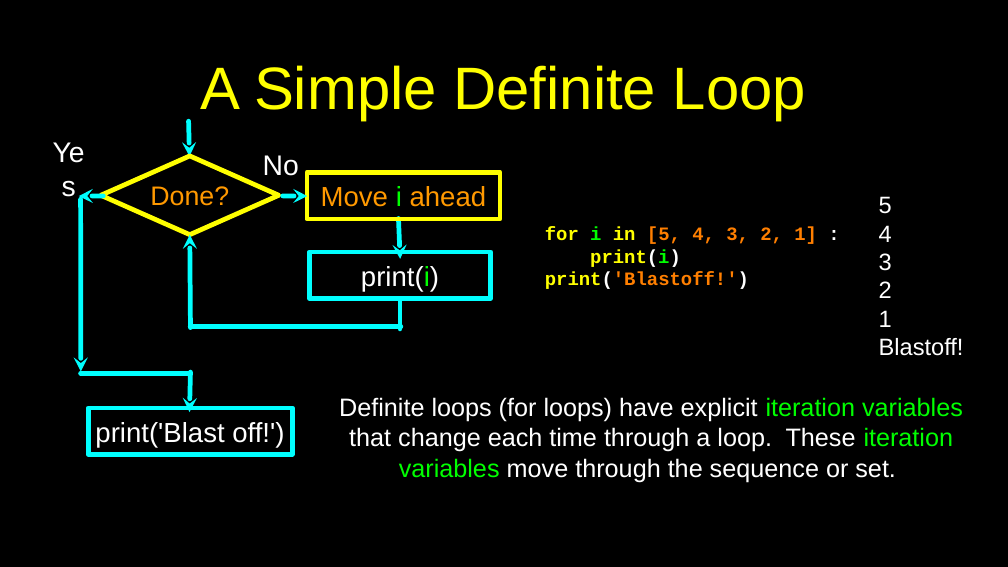
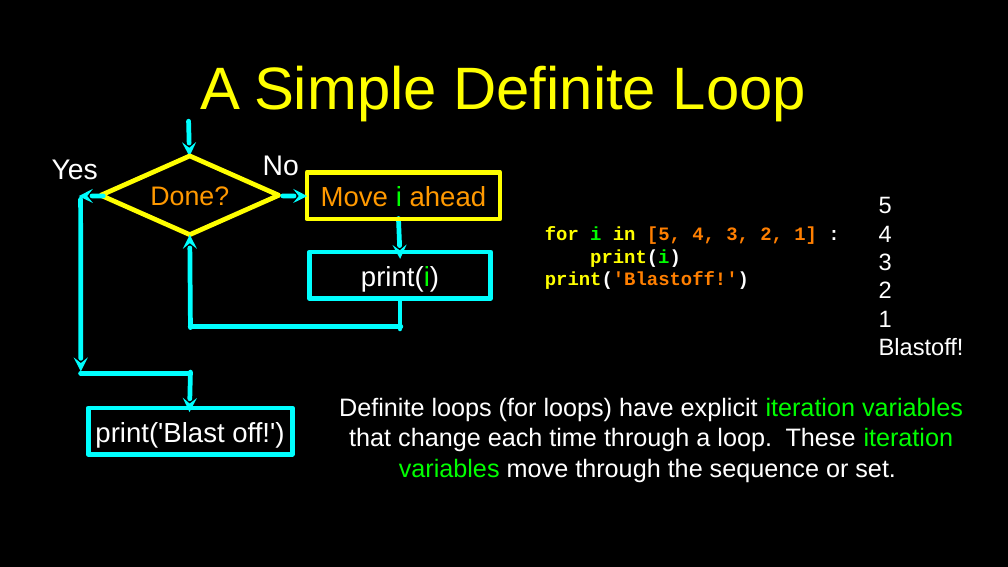
Before and after one commit to csev/py4e, a slide deck: slide 16 of lectures3/Pythonlearn-05-Iterations.pptx. Drawn at 1008x567 pixels with LibreOffice and Linux fonts; fonts in the diff are those of the drawing. Boxes give left, top, right and bottom in pixels: in the first picture for what was removed or moved away, otherwise in the second. Text is boxed around its words. In the diff, an @@ line names an element or a change of style, - is before the commit and + after.

```diff
--- a/lectures3/Pythonlearn-05-Iterations.pptx
+++ b/lectures3/Pythonlearn-05-Iterations.pptx
@@ text "Yes" rewrapped from (x1=46, y1=149, x2=91, y2=187) to (x1=52, y1=159, x2=98, y2=180) @@
```
Also in this commit, not shown: 1 other file.
